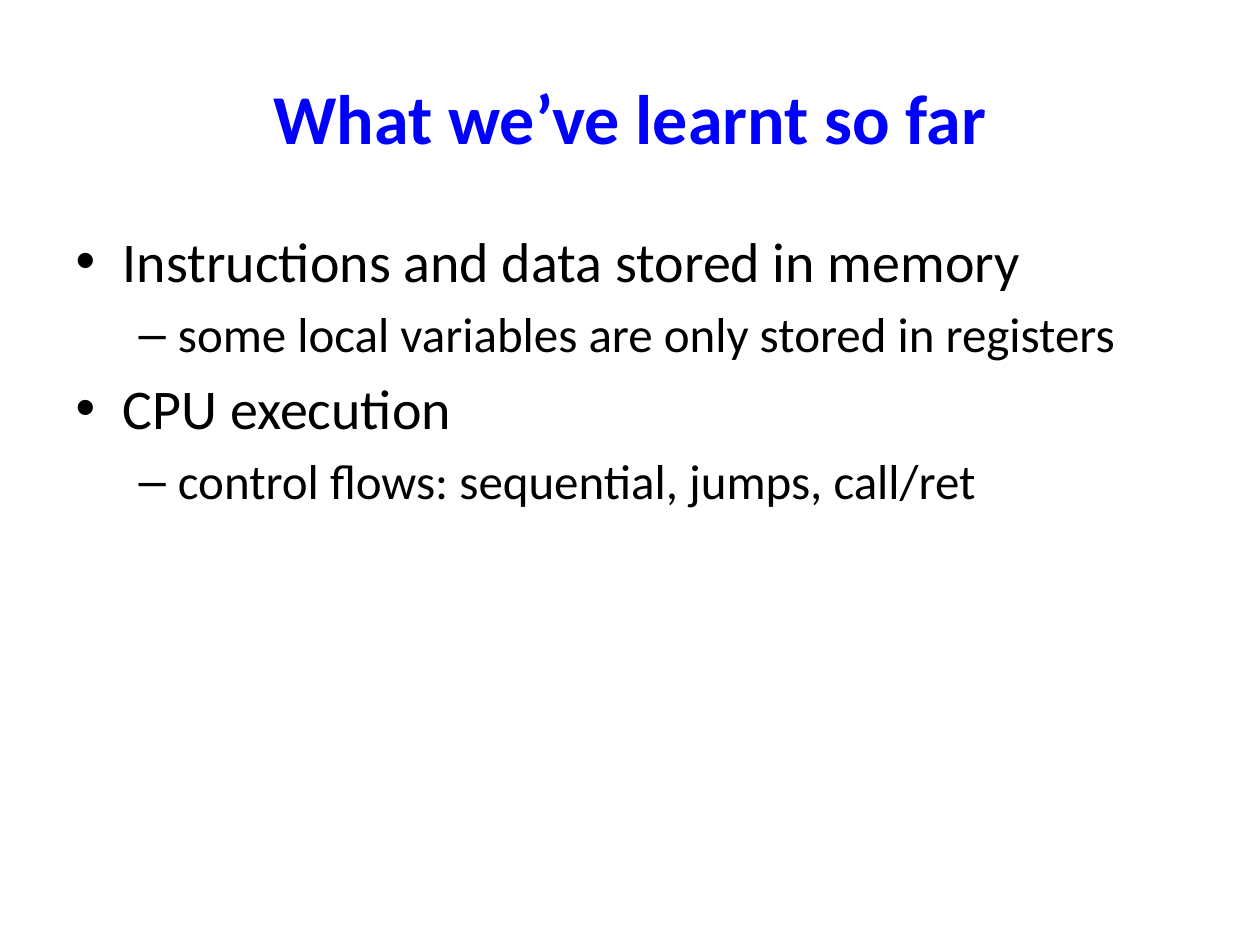
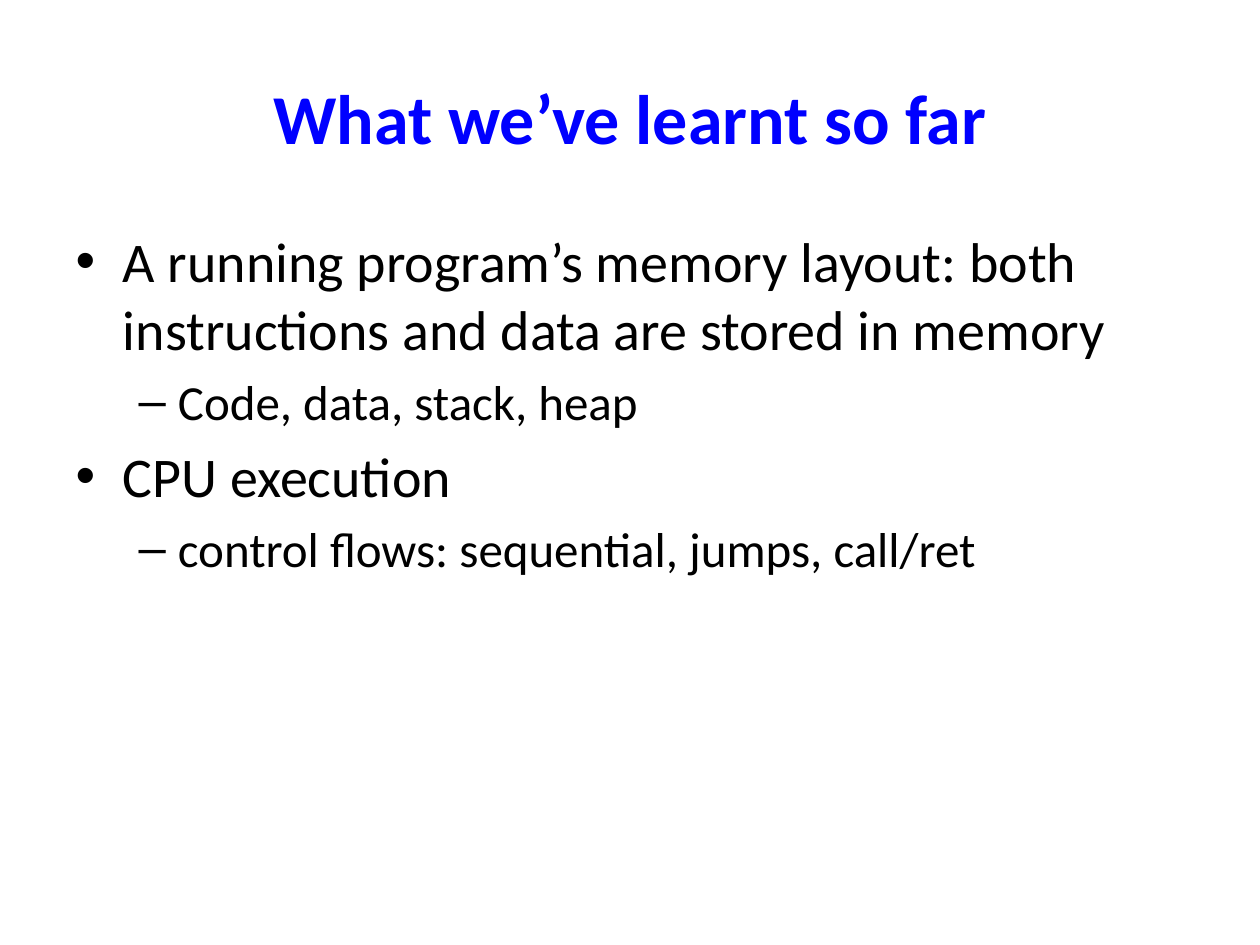
Before and after one commit to NYU-CSO/nyu-cso.github.io, a slide deck: slide 2 of notes/11-machine-layout-overflow.pptx (slide 3 before the commit). Drawn at 1260x945 pixels with LibreOffice and Linux fonts; fonts in the diff are those of the drawing. Boxes give left, top, right and bottom in pixels: in the first picture for what was removed or moved away, otherwise in the second. Text is boxed around its words. In the diff, an @@ line names an element or a change of style, - is before the commit and + after.

```diff
--- a/notes/11-machine-layout-overflow.pptx
+++ b/notes/11-machine-layout-overflow.pptx
@@ text at box(123, 242, 1105, 428): text changed; size 28 to 32 pt @@
-• Instructions and data stored in memory
-  – some local variables are only stored in registers
+• A running program’s memory layout: both instructions and data are stored in memory
+  – Code, data, stack, heap
```
Also in this commit, not shown: 3 other slides changed, 2 slides added, 1 slide removed, 4 other files.
